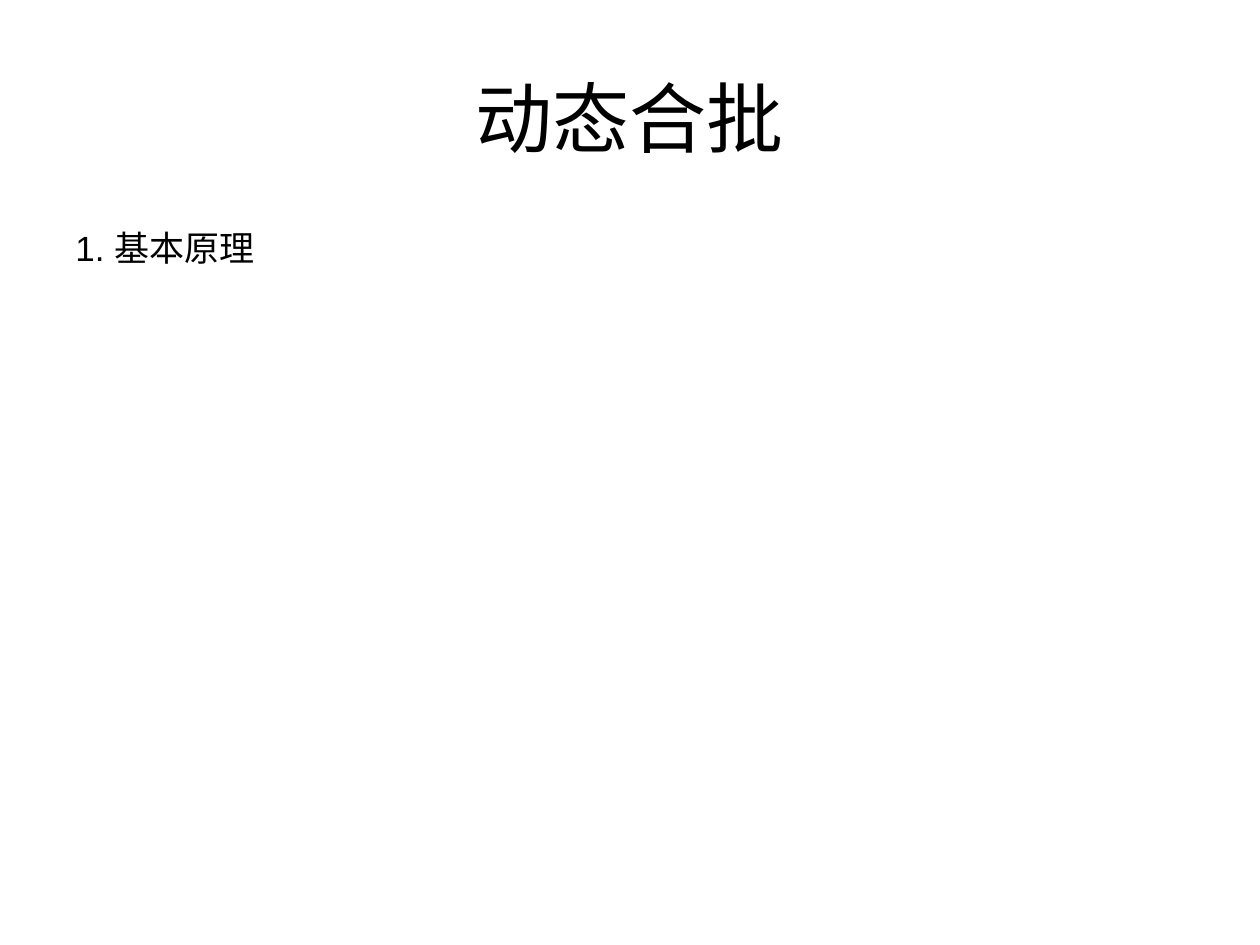
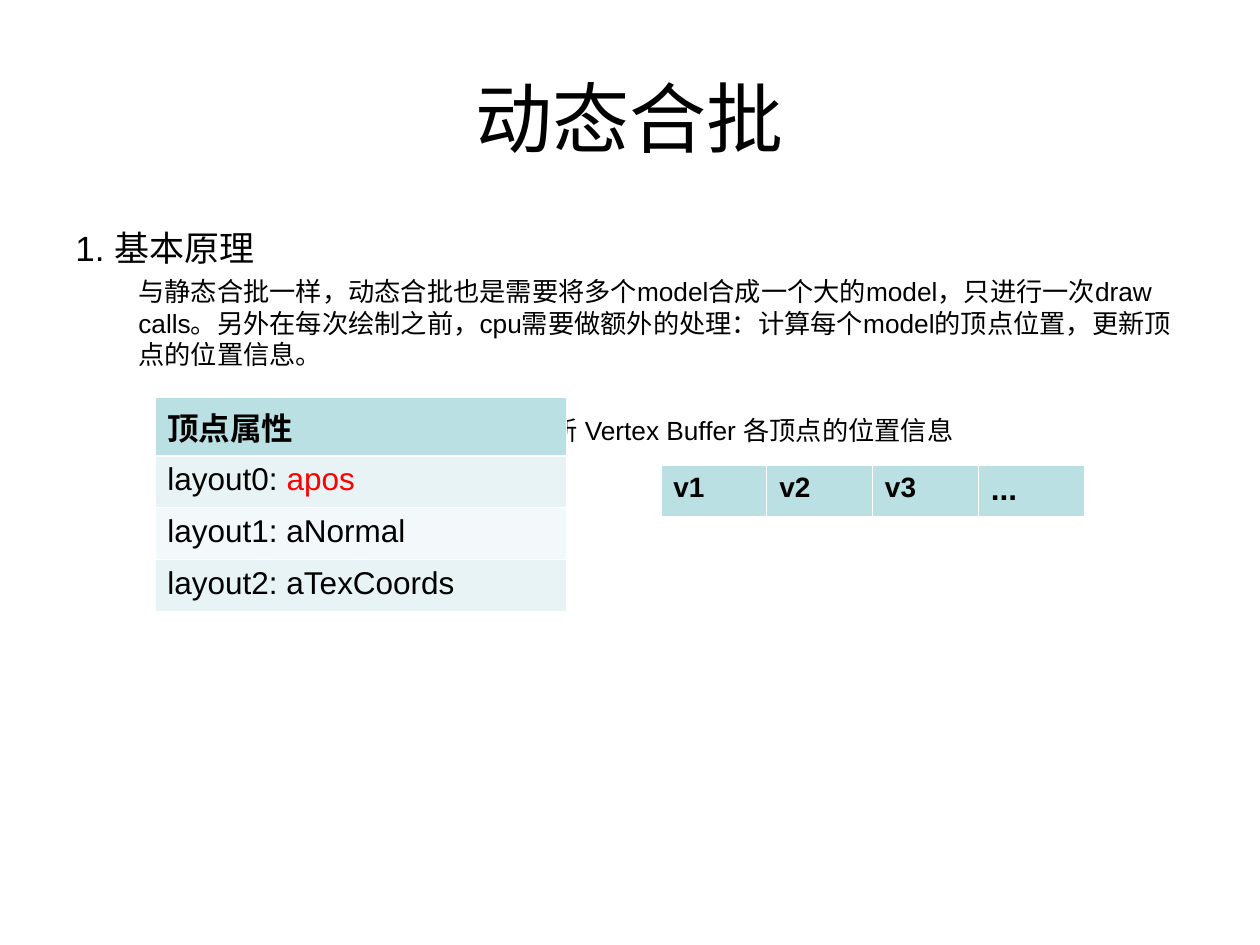
Before and after one commit to lhswei/learnopengl, a slide deck: slide 8 of sample/instancing/3D渲染instancing.ppt (slide 7 before the commit). Drawn at 1260x945 pixels with LibreOffice and Linux fonts; fonts in the diff are those of the drawing. Boxes give left, top, right and bottom in pixels: in the first picture for what was removed or moved away, otherwise in the second. Text is boxed around its words. In the diff, an @@ line names an element or a change of style, - is before the commit and + after.

```diff
--- a/sample/instancing/3D渲染instancing.ppt
+++ b/sample/instancing/3D渲染instancing.ppt
@@ text at [138, 279, 1171, 447]: paragraphs added @@
+  与静态合批一样，动态合批也是需要将多个model合成一个大的model，只进行一次draw calls。另外在每次绘制之前，cpu需要做额外的处理：计算每个model的顶点位置，更新顶点的位置信息。
+  更新 Vertex Buffer 各顶点的位置信息
@@ table added at [155, 397, 566, 611], 4 rows, 1 columns @@
+顶点属性
+layout0: apos
+layout1: aNormal
+layout2: aTexCoords
@@ table added at [660, 465, 1084, 517], 1 rows, 4 columns @@
+v1 | v2 | v3 | ...
```
Also in this commit, not shown: 3 other slides changed, 8 slides added.
